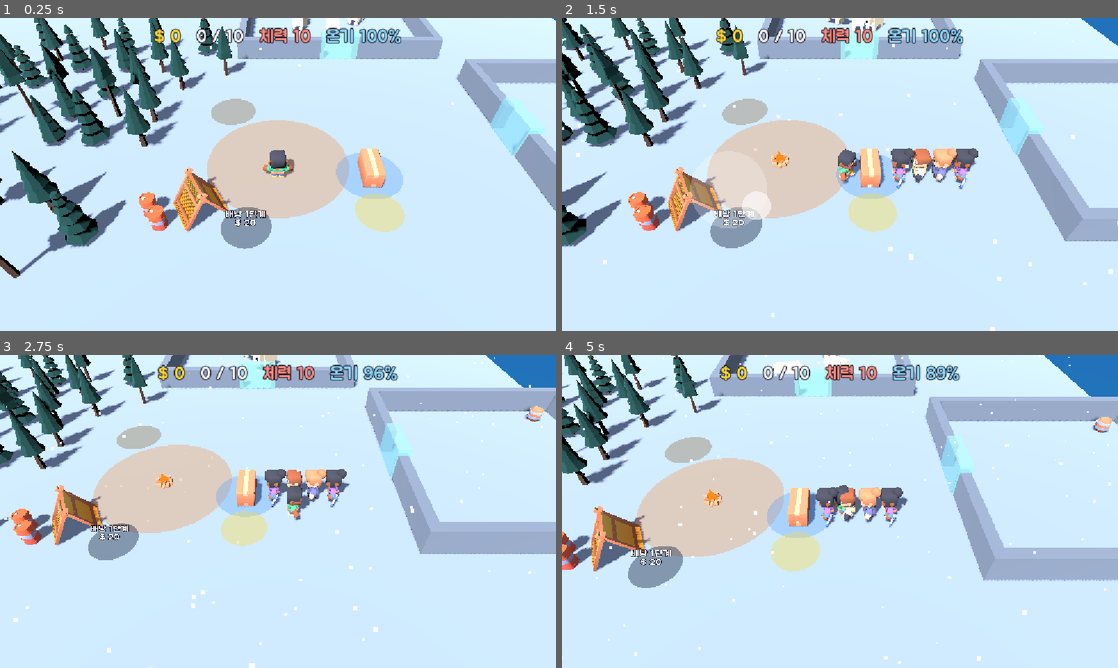
Above: before the commit, frames 1-4 (two rows, left to right).
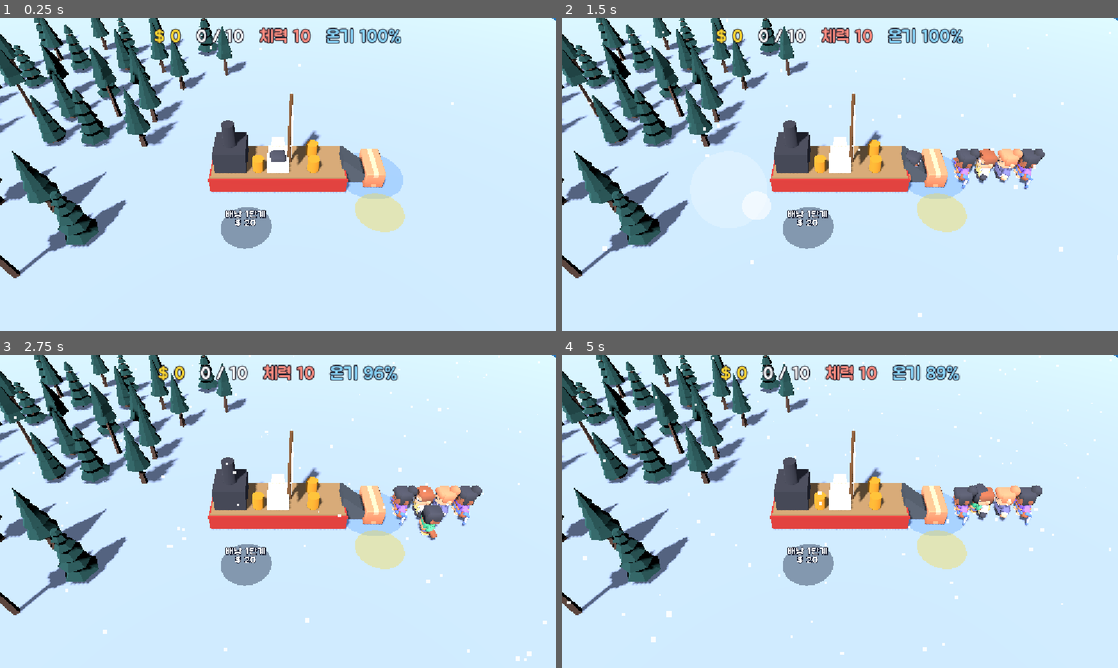
Above: after the commit, the same moments.

Repository: kimpro4214/FrostCamp
Game: Godot game, scene res://frost_camp/scenes/main.tscn
Same seed, same stepped clock (60 frames per second), same inputs: the game is played once before the commit and once after it.
Inputs (mouse positions are in pixels of both pictures, inside the frame that each line leads up to):
- Up to frame 1 (0.25 s): no input
- Up to frame 2 (1.5 s): move the mouse to (962, 158) at 0.52 s; hold D 0.53-1.25 s; click (962, 158) at 0.67 s; drag from (728, 190) to (812, 237) at 1.27 s
- Up to frame 3 (2.75 s): move the mouse to (333, 442) at 2.02 s; hold D from 2.03 s (still down)
- Up to frame 4 (5 s): release D at 2.75 s; drag from (812, 574) to (673, 464) at 2.77 s; move the mouse to (1006, 558) at 3.52 s; hold A 3.53-4.25 s; drag from (673, 464) to (756, 433) at 4.27 s

The runs differ from the first frame. In frame 1, 16% of the frame differs, in the area x 2-100%, y 0-82%; in frame 2, 37%; in frame 3, 36%; in frame 4, 39%, in the area x 0-100%, y 0-99%.
Error after the commit: Invalid call to function 'setup' in base 'Node3D (bear_view.gd)'. Expected 3 argument(s). (res://frost_camp/scenes/main.gd:61)

Commit message:
feat: 프로스트 캠프 곰 화면을 습격 곰에도 쓰도록 변경

Diff:
--- a/frost_camp/scenes/bear_view.gd
+++ b/frost_camp/scenes/bear_view.gd
@@ -1,33 +1,60 @@
 extends Node3D
 ## 북극곰 한 마리의 겉모습. sim이 움직인 위치를 따라가고, 맞으면 흔들리고, 체력바를 띄운다.
+## 서식지 곰과 습격 곰이 같이 쓴다. 습격 곰은 회색 털에 조금 더 크고, 쓰러지면 넘어진 뒤 사라진다.
 
 const Juice := preload("res://frost_camp/scenes/juice.gd")
 const FUR_COLOR := Color(0.96, 0.93, 0.85)
+const RAIDER_FUR := Color(0.4, 0.38, 0.4)
+const RAIDER_SCALE := 1.2
 
 var sim: FrostSim
-var index: int
+## HarvestBear 또는 RaidBear
+var bear: RefCounted
+var raider := false
 var _fur: CPUParticles3D
+var _dying := false
+var _last_hp := 0
+var _body_scale := Vector3.ONE
 
 @onready var _body: Node3D = $Body
 @onready var _hp_bar: Node3D = $HpBar
 @onready var _hp_fill: Node3D = $HpBar/Fill
 
 
-func setup(frost_sim: FrostSim, bear_index: int) -> void:
+func setup(frost_sim: FrostSim, sim_bear: RefCounted, is_raider: bool) -> void:
 	sim = frost_sim
-	index = bear_index
-	_fur = Juice.make_burst(self, FUR_COLOR, 8, 0.14)
+	bear = sim_bear
+	raider = is_raider
+	var fur_color := RAIDER_FUR if raider else FUR_COLOR
+	_fur = Juice.make_burst(self, fur_color, 8, 0.14)
 	_fur.position.y = 0.9
-	sim.bear_hit.connect(_on_bear_hit)
+	if raider:
+		var material := StandardMaterial3D.new()
+		material.albedo_color = RAIDER_FUR
+		for part in ["Torso", "Head", "LegFL", "LegFR", "LegBL", "LegBR"]:
+			_body.get_node(part).material_override = material
+		_body.scale = Vector3.ONE * RAIDER_SCALE
+		sim.raider_hit.connect(func(i: int, _agent: SimAgent) -> void:
+			if sim.raid.bears[i] == bear:
+				_on_hit())
+		sim.raider_killed.connect(func(i: int, _agent: SimAgent) -> void:
+			if sim.raid.bears[i] == bear:
+				_on_raider_killed())
+	else:
+		sim.bear_hit.connect(func(i: int, _agent: SimAgent) -> void:
+			if sim.bears[i] == bear:
+				_on_hit())
+	_body_scale = _body.scale
+	_last_hp = bear.hp
 	_sync(true)
 
 
 func _process(_delta: float) -> void:
-	_sync(false)
+	if not _dying:
+		_sync(false)
 
 
 func _sync(snap: bool) -> void:
-	var bear := sim.bears[index]
 	visible = bear.is_alive()
 	var target := Vector3(bear.pos.x, 0.0, bear.pos.y)
 	var step := target - position
@@ -36,13 +63,27 @@
 	position = target
 	_hp_bar.visible = bear.hp < bear.max_hp
 	_hp_fill.scale.x = maxf(float(bear.hp) / bear.max_hp, 0.001)
+	# 맞은 만큼(작살이든 포탑이든) 숫자를 띄운다. 리스폰으로 체력이 차면 그냥 맞춘다.
+	if bear.hp < _last_hp:
+		Juice.float_text(self, global_position + Vector3(0.0, 2.0, 0.0), "-%d" % (_last_hp - bear.hp), Color(1.0, 0.45, 0.4))
+	_last_hp = bear.hp
 
 
-func _on_bear_hit(hit_index: int, _agent: SimAgent) -> void:
-	if hit_index != index:
-		return
+func _on_hit() -> void:
 	_fur.restart()
-	Juice.float_text(self, global_position + Vector3(0.0, 2.0, 0.0), "-%d" % sim.stats.harpoon_damage, Color(1.0, 0.45, 0.4))
 	var tween := create_tween()
-	tween.tween_property(_body, "scale", Vector3(1.15, 0.85, 1.15), 0.05)
-	tween.tween_property(_body, "scale", Vector3.ONE, 0.12)
+	tween.tween_property(_body, "scale", _body_scale * Vector3(1.15, 0.85, 1.15), 0.05)
+	tween.tween_property(_body, "scale", _body_scale, 0.12)
+
+
+## 습격 곰은 리스폰하지 않으니 옆으로 쓰러진 뒤 사라진다.
+func _on_raider_killed() -> void:
+	_sync(false)
+	_dying = true
+	visible = true
+	_hp_bar.visible = false
+	var tween := create_tween()
+	tween.tween_property(_body, "rotation:z", PI / 2.0, 0.3).set_trans(Tween.TRANS_QUAD).set_ease(Tween.EASE_IN)
+	tween.tween_interval(0.6)
+	tween.tween_property(self, "scale", Vector3(1.0, 0.01, 1.0), 0.25)
+	tween.tween_callback(queue_free)
